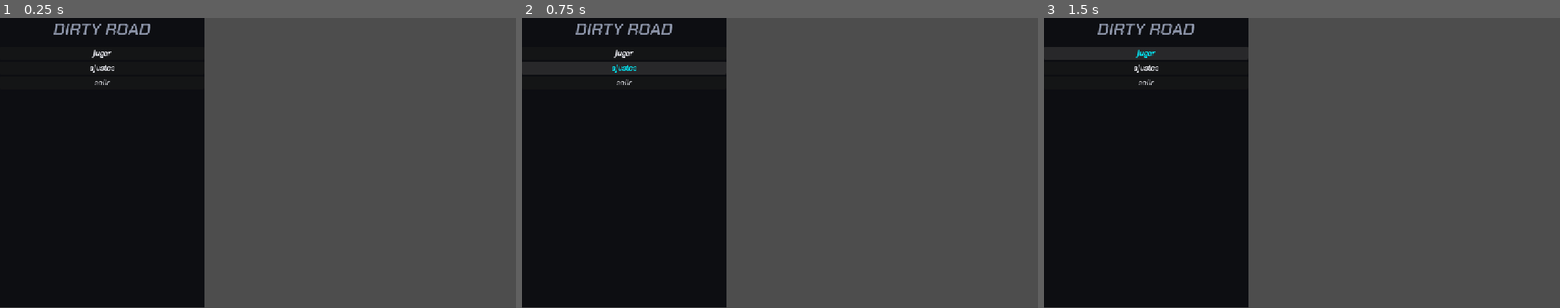
Above: before the commit, frames 1-3 (left to right).
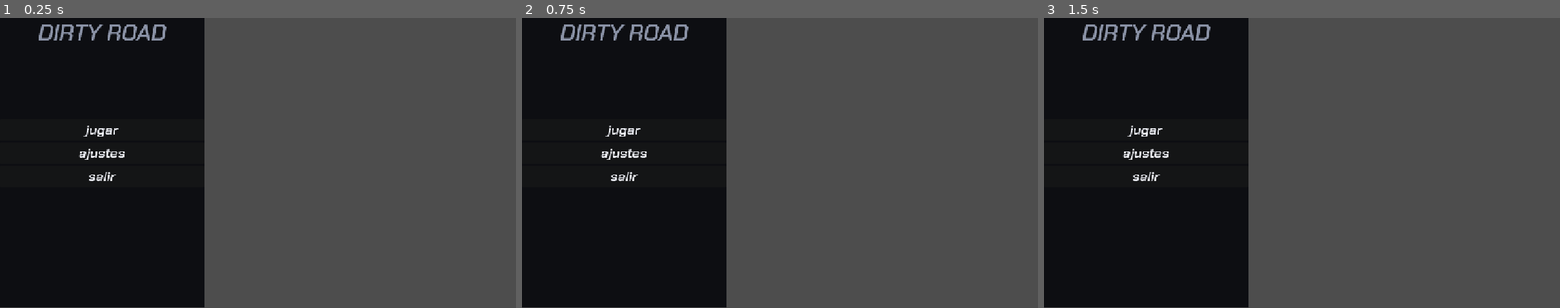
Above: after the commit, the same moments.

Repository: l1teSG/dirty-road-godot
Game: Godot game, scene res://ui/main/main.tscn
The game is run twice, just before and just after one commit, with the same random seed, the same clock (stepped at 60 frames per second) and the same inputs. The project has no main scene, so this scene is started directly.
Inputs:
- Up to frame 1 (0.25 s): no input
- Up to frame 2 (0.75 s): click "ajustes" at 0.5 s
- Up to frame 3 (1.5 s): click "jugar" at 1.25 s

The runs differ from the first frame. In frame 1, 1.2% of the frame differs, in the area x 7-33%, y 2-57%; in frame 2, 2.9%; in frame 3, 2.9%, in the area x 0-40%, y 2-57%.

Commit message:
add the matchSelector

Diff:
--- a/dirty-road/themes/mainTheme.tres
+++ b/dirty-road/themes/mainTheme.tres
@@ -81,6 +81,7 @@
 Button/colors/font_hover_pressed_color = Color(0.050980393, 0.05490196, 0.07058824, 1)
 Button/colors/font_outline_color = Color(0, 0, 0, 1)
 Button/colors/font_pressed_color = Color(0.16470589, 0.1764706, 0.22745098, 1)
+Button/colors/icon_disabled_color = Color(1, 1, 1, 0.4)
 Button/colors/icon_focus_color = Color(1, 1, 1, 1)
 Button/colors/icon_hover_color = Color(1, 1, 1, 1)
 Button/colors/icon_hover_pressed_color = Color(1, 1, 1, 1)
--- /dev/null
+++ b/dirty-road/ui/main/main.gd
@@ -0,0 +1,5 @@
+extends Control
+
+
+func _on_exit_button_down() -> void:
+	get_tree().quit()
--- a/dirty-road/ui/main/main.tscn
+++ b/dirty-road/ui/main/main.tscn
@@ -1,6 +1,7 @@
 [gd_scene format=3 uid="uid://c8ukhxusi8bqb"]
 
 [ext_resource type="Theme" uid="uid://hau5fs7dt6rv" path="res://themes/mainTheme.tres" id="1_3a1op"]
+[ext_resource type="Script" uid="uid://dheeekunktlt1" path="res://ui/main/main.gd" id="2_7mc2q"]
 
 [node name="Main" type="Control" unique_id=1207355306]
 texture_filter = 1
@@ -11,12 +12,36 @@
 grow_horizontal = 2
 grow_vertical = 2
 theme = ExtResource("1_3a1op")
+script = ExtResource("2_7mc2q")
 
 [node name="back" type="ColorRect" parent="." unique_id=1267721134]
 layout_mode = 0
 offset_right = 456.6
 offset_bottom = 646.6
 color = Color(0.050980393, 0.05490196, 0.07058824, 1)
+
+[node name="VBoxContainer2" type="VBoxContainer" parent="back" unique_id=339676304]
+layout_mode = 0
+offset_top = 42.0
+offset_right = 456.0
+offset_bottom = 562.0
+theme = ExtResource("1_3a1op")
+alignment = 1
+
+[node name="play" type="Button" parent="back/VBoxContainer2" unique_id=5471011]
+layout_mode = 2
+theme_override_font_sizes/font_size = 30
+text = "jugar"
+
+[node name="settings" type="Button" parent="back/VBoxContainer2" unique_id=78479292]
+layout_mode = 2
+theme_override_font_sizes/font_size = 30
+text = "ajustes"
+
+[node name="exit" type="Button" parent="back/VBoxContainer2" unique_id=2106315898]
+layout_mode = 2
+theme_override_font_sizes/font_size = 30
+text = "salir"
 
 [node name="VBoxContainer" type="VBoxContainer" parent="back" unique_id=1620434191]
 layout_mode = 1
@@ -29,22 +54,10 @@
 
 [node name="Label" type="Label" parent="back/VBoxContainer" unique_id=48907296]
 layout_mode = 2
-theme_override_font_sizes/font_size = 38
+theme_override_font_sizes/font_size = 50
 text = "DIRTY ROAD	"
 horizontal_alignment = 1
 
-[node name="VBoxContainer" type="VBoxContainer" parent="back/VBoxContainer" unique_id=339676304]
-layout_mode = 2
-alignment = 1
+[node name="CanvasLayer" type="CanvasLayer" parent="." unique_id=2017076639]
 
-[node name="Button" type="Button" parent="back/VBoxContainer/VBoxContainer" unique_id=5471011]
-layout_mode = 2
-text = "jugar"
-
-[node name="Button2" type="Button" parent="back/VBoxContainer/VBoxContainer" unique_id=78479292]
-layout_mode = 2
-text = "ajustes"
-
-[node name="Button3" type="Button" parent="back/VBoxContainer/VBoxContainer" unique_id=2106315898]
-layout_mode = 2
-text = "salir"
+[connection signal="button_down" from="back/VBoxContainer2/exit" to="." method="_on_exit_button_down"]
--- /dev/null
+++ b/dirty-road/ui/matchSelector/matchSelector.tscn
@@ -0,0 +1,67 @@
+[gd_scene format=3 uid="uid://db8utu4ie511k"]
+
+[ext_resource type="Theme" uid="uid://hau5fs7dt6rv" path="res://themes/mainTheme.tres" id="1_i6ri1"]
+[ext_resource type="Script" uid="uid://cbxxlfb1dwjod" path="res://ui/matchSelector/match_selector.gd" id="2_uqr1h"]
+
+[node name="MatchSelector" type="Control" unique_id=1779473118]
+layout_mode = 3
+anchors_preset = 15
+anchor_right = 1.0
+anchor_bottom = 1.0
+grow_horizontal = 2
+grow_vertical = 2
+theme = ExtResource("1_i6ri1")
+script = ExtResource("2_uqr1h")
+metadata/_edit_vertical_guides_ = [457.0]
+
+[node name="ColorRect" type="ColorRect" parent="." unique_id=1786178629]
+layout_mode = 0
+offset_right = 455.0
+offset_bottom = 648.0
+color = Color(0.08627451, 0.09411765, 0.12156863, 1)
+
+[node name="Label" type="Label" parent="ColorRect" unique_id=1072218967]
+layout_mode = 0
+offset_right = 455.0
+offset_bottom = 23.0
+theme_override_font_sizes/font_size = 50
+text = "DIRTY ROAD"
+horizontal_alignment = 1
+
+[node name="VBoxContainer" type="VBoxContainer" parent="ColorRect" unique_id=1589290680]
+layout_mode = 1
+anchors_preset = 14
+anchor_top = 0.5
+anchor_right = 1.0
+anchor_bottom = 0.5
+offset_top = -209.0
+offset_bottom = 230.0
+grow_horizontal = 2
+grow_vertical = 2
+
+[node name="HBoxContainer" type="HBoxContainer" parent="ColorRect/VBoxContainer" unique_id=1678557862]
+layout_mode = 2
+alignment = 1
+
+[node name="newGame" type="Button" parent="ColorRect/VBoxContainer/HBoxContainer" unique_id=2052721061]
+layout_mode = 2
+text = "nueva partida"
+
+[node name="changeGame" type="Button" parent="ColorRect/VBoxContainer/HBoxContainer" unique_id=1770731433]
+layout_mode = 2
+text = "cargar partida"
+
+[node name="deleteGame" type="Button" parent="ColorRect/VBoxContainer/HBoxContainer" unique_id=1786961728]
+layout_mode = 2
+text = "eliminar partida"
+
+[node name="gameContainer" type="VBoxContainer" parent="ColorRect" unique_id=1964806565]
+unique_name_in_owner = true
+layout_mode = 0
+offset_top = 181.0
+offset_right = 455.0
+offset_bottom = 595.0
+alignment = 1
+
+[connection signal="button_down" from="ColorRect/VBoxContainer/HBoxContainer/newGame" to="." method="_on_new_game_button_down"]
+[connection signal="button_down" from="ColorRect/VBoxContainer/HBoxContainer/changeGame" to="." method="_on_change_game_button_down"]
--- /dev/null
+++ b/dirty-road/ui/matchSelector/match_selector.gd
@@ -0,0 +1,24 @@
+extends Control
+
+@onready var buttonCreateGame = $ColorRect/VBoxContainer/HBoxContainer/newGame
+var counterGames = 0 #10
+var OnlimitGame = false
+
+func _on_new_game_button_down() -> void:
+	var  newButton = Button.new()
+	var nameButton = Time.get_date_string_from_system()
+
+
+	newButton.text = nameButton
+	%gameContainer.add_child(newButton)
+
+	if %gameContainer.get_child_count() >= 10:
+		OnlimitGame = true
+		buttonCreateGame.disabled = OnlimitGame
+	else:
+		OnlimitGame = false
+		buttonCreateGame.disabled = OnlimitGame
+
+
+func _on_change_game_button_down() -> void:
+	DisplayServer.file_dialog_show("Cargar Partida", "", "", false, DisplayServer.FILE_DIALOG_MODE_OPEN_FILE, ["*.save ; Partidas"], func(s, p, i): pass)
Not shown, added: dirty-road/ui/main/main.gd.uid
Not shown, added: dirty-road/ui/matchSelector/match_selector.gd.uid
